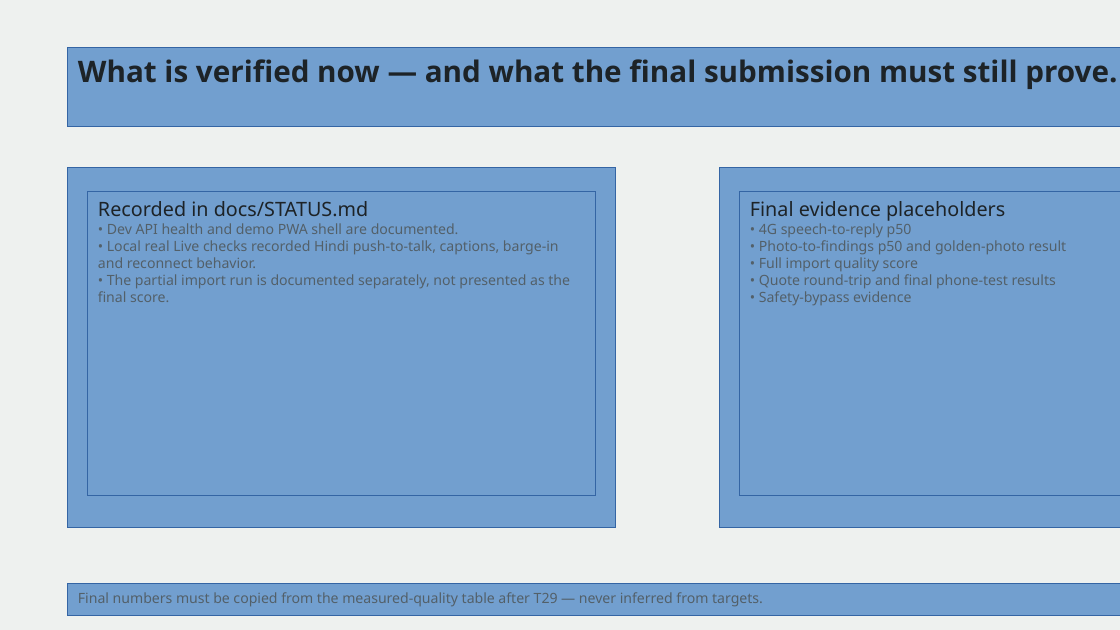
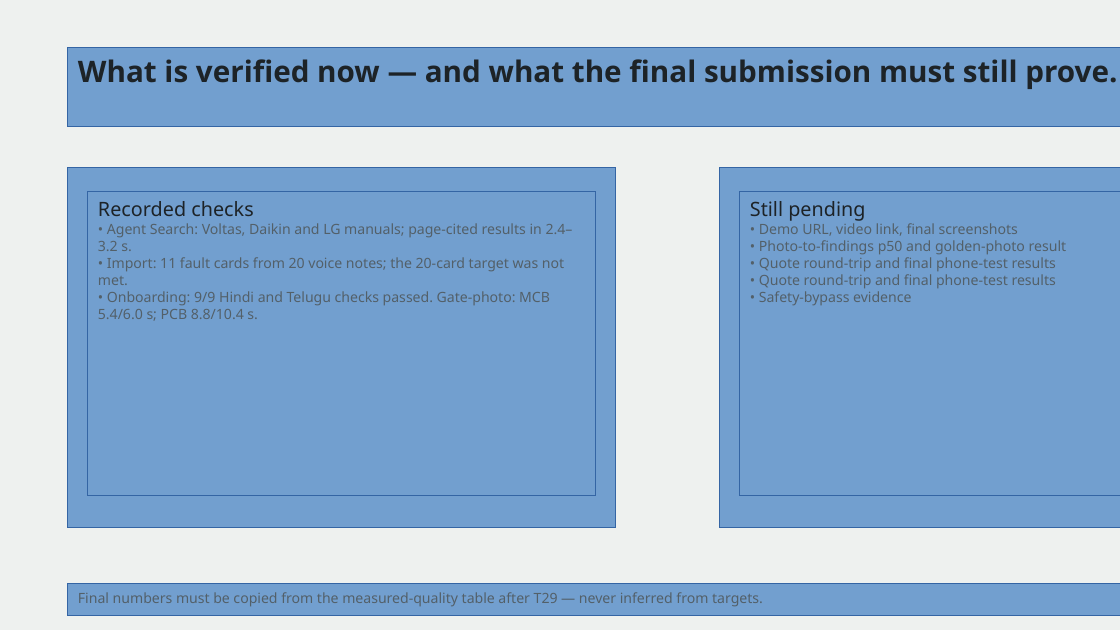
Before and after one commit to KaustubhUp025/ustaad, a slide deck: slide 9 of docs/ustaad-deck-skeleton.odp. Drawn at 1120x630 pixels with LibreOffice and Linux fonts; fonts in the diff are those of the drawing. Boxes give left, top, right and bottom in pixels: in the first picture for what was removed or moved away, otherwise in the second. Text is boxed around its words. In the diff, an @@ line names an element or a change of style, - is before the commit and + after.

Commit message:
T32: add measured demo evidence to deck

```diff
--- a/docs/ustaad-deck-skeleton.odp
+++ b/docs/ustaad-deck-skeleton.odp
@@ text in rectangle at <box>98,201,573,321</box>: text changed @@
-Recorded in docs/STATUS.md
-• Dev API health and demo PWA shell are documented.
-• Local real Live checks recorded Hindi push-to-talk, captions, barge-in and reconnect behavior.
-• The partial import run is documented separately, not presented as the final score.
+Recorded checks
+• Agent Search: Voltas, Daikin and LG manuals; page-cited results in 2.4–3.2 s.
+• Import: 11 fault cards from 20 voice notes; the 20-card target was not met.
+• Onboarding: 9/9 Hindi and Telugu checks passed. Gate-photo: MCB 5.4/6.0 s; PCB 8.8/10.4 s.
@@ text in rectangle at <box>750,201,1018,236</box>: text changed; size 14 to 10 pt; text colour #1D2327 to #536069 @@
-Final evidence placeholders
-• 4G speech-to-reply p50
+Still pending
+• Demo URL, video link, final screenshots
@@ text in rectangle at <box>759,257,1056,271</box>: text changed @@
-• Full import quality score
+• Quote round-trip and final phone-test results
```
Also in this commit, not shown: 4 other slides changed, 4 other files.
